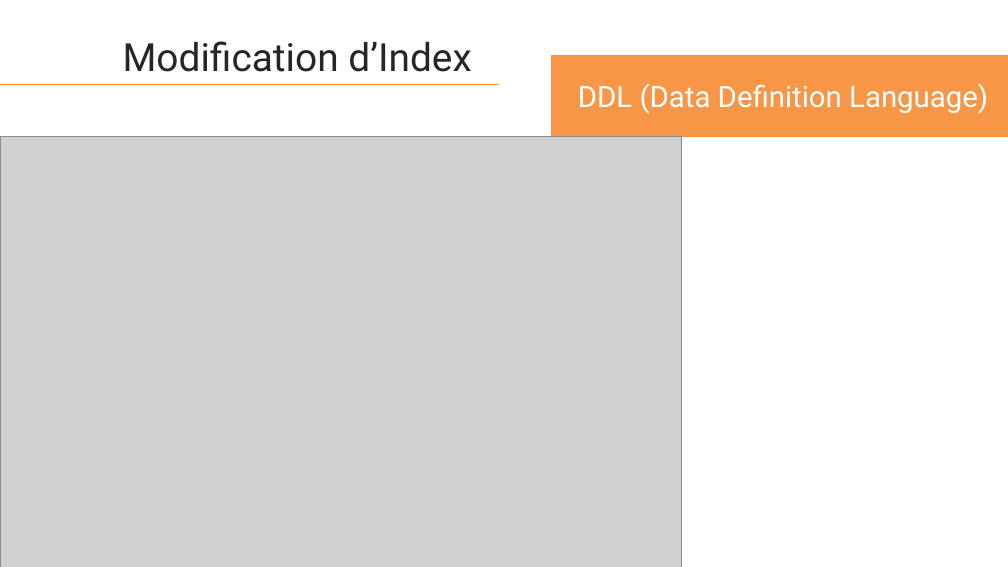
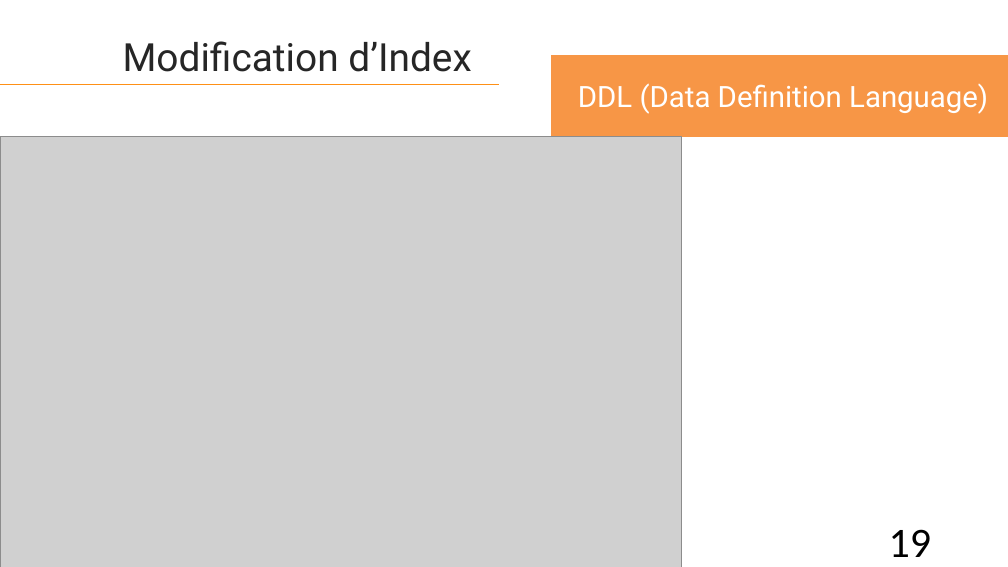
Before and after one commit to HouariZegai/academic-projects, a slide deck: slide 19 of Architecture SGBD/Project/presentation/Presentation-projet-SQLite.pptx. Drawn at 1008x567 pixels with LibreOffice and Linux fonts; fonts in the diff are those of the drawing; grey boxes stand for pictures. Boxes give left, top, right and bottom in pixels: in the first picture for what was removed or moved away, otherwise in the second. Text is boxed around its words. In the diff, an @@ line names an element or a change of style, - is before the commit and + after.

```diff
--- a/Architecture SGBD/Project/presentation/Presentation-projet-SQLite.pptx
+++ b/Architecture SGBD/Project/presentation/Presentation-projet-SQLite.pptx
@@ page number added at box(889, 529, 932, 557), 40 pt, text #000000 @@
+19
```
Also in this commit, not shown: 46 other slides changed, 32 other files.
